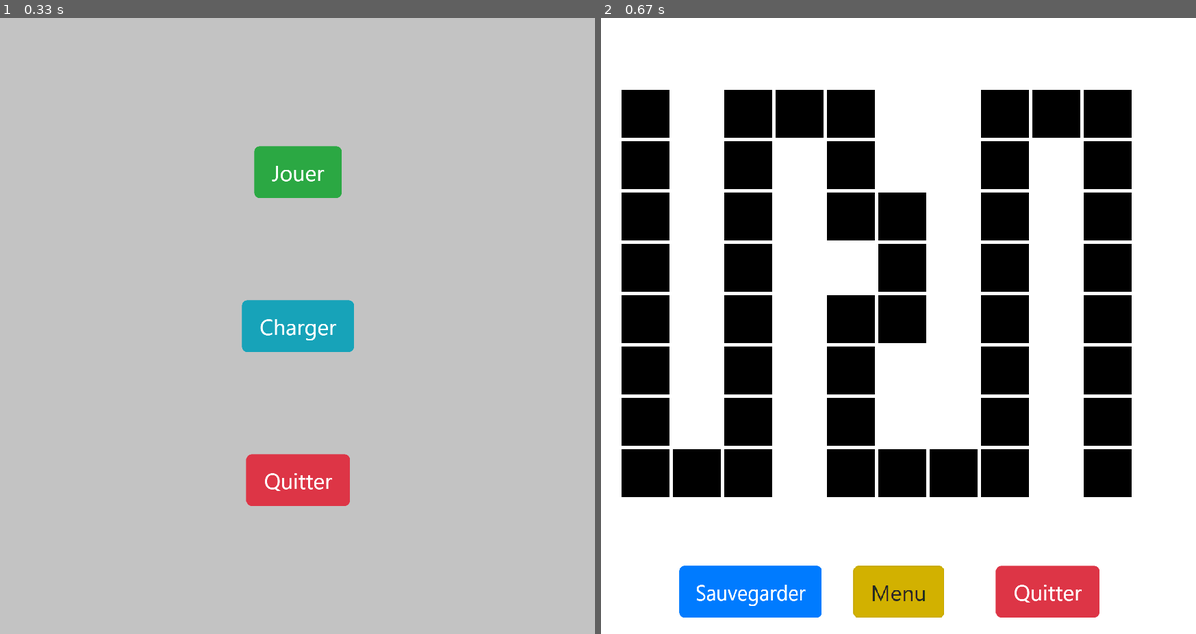
Above: before the commit, frames 1-2 (left to right).
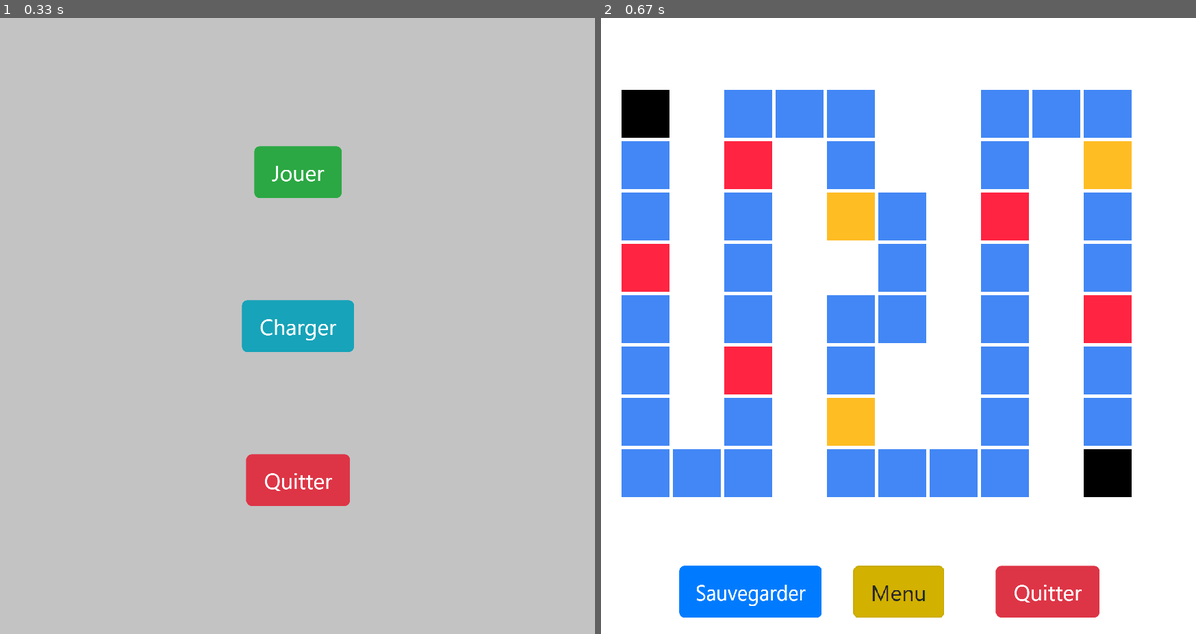
Above: after the commit, the same moments.

Repository: tw0hour/pythonApp
Game: pygame game, started from main.py
Same seed, same stepped clock (60 frames per second), same inputs: the game is played once before the commit and once after it.
Inputs (mouse positions are in pixels of both pictures, inside the frame that each line leads up to):
- Up to frame 1 (0.33 s): no input
- Up to frame 2 (0.67 s): click (898, 172) at 0.38 s

Frame 1 is identical in both runs. In frame 2, 28% of the frame differs, in the area x 3-90%, y 11-78%.

Commit message:
genere boards with events dynamically

Diff:
--- a/Event.py
+++ b/Event.py
@@ -7,13 +7,13 @@
         self.target = target
         self.effect = effect
 
-    def event(self, n):
-        with open("ressources/events.json") as file:
-            data = json.load(file)
-            events = data["events"]
-
-            for event in events:
-                if event["id"] == n:
-                    self.idEvent = event["id"]
-                    self.target = event["target"]
-                    self.effect = event["effect"]
+    # def event(self, n):
+    #     with open("ressources/events.json") as file:
+    #         data = json.load(file)
+    #         events = data["events"]
+    #
+    #         for event in events:
+    #             if event["id"] == n:
+    #                 self.idEvent = event["id"]
+    #                 self.target = event["target"]
+    #                 self.effect = event["effect"]
--- a/Game.py
+++ b/Game.py
@@ -3,6 +3,7 @@
 import pygame
 
 from Case import Case
+from Event import Event
 from Players import Player
 from Thimble import Thimble
 
@@ -20,40 +21,71 @@
         self.thimble1 = Thimble()
         self.thimble2 = Thimble()
 
-        self.case1 = Case(1,1,1)
-
+        self.events = self.getEvents()
+
+    def getEvents(self):
+        with open("ressources/events.json") as file:
+            events = []
+            data = json.load(file)
+            dataEvents = data["events"]
+
+            for event in dataEvents:
+                events.append(Event(event["id"], event["target"], event["effect"]))
+
+            return events
 
     def printBoard(self,screen,tab):
         cases = []
-        spaceRect = pygame.Rect(0, 0, 100, 100)
-        num = 0
-
-        x = 30
-        y = 30
+        moneyEvents = [x for x in self.getEvents() if x.target == "money"]
+        moveEvents = [x for x in self.getEvents() if x.target == "move"]
+        posX, posY = 30, 30
+
         for i in range(len(tab)):
-            x = 30
-            y += 75
+            posX = 30
+            posY += 75
             for j in range(len(tab[i])):
-                # spaceRect.topleft = (5 + (x * 8), 5 + (y * 8))
+
+                # move event case
+                if tab[i][j] == 2:
+                    if len(moveEvents) > 0:
+                        cases.append(Case(posX, posY, moveEvents.pop()))
+                        pygame.draw.rect(screen, (255, 36, 65), (posX, posY, 70, 70))
+                    else:
+                        tab[i][j] = 1
+
+                # money event case
+                if tab[i][j] == 3:
+                    if len(moneyEvents) > 0:
+                        cases.append(Case(posX, posY, moneyEvents.pop()))
+                        pygame.draw.rect(screen, (255, 189, 36), (posX, posY, 70, 70))
+                    else:
+                        tab[i][j] = 1
+
+                # normal case
                 if tab[i][j] == 1:
-                    pygame.draw.rect(screen, (0, 0, 0), (x, y, 70, 70))
-
-                    # cases.append(Case(x,y,0))
-                # else:
-                #     cases.append(Case())
-                x += 75
+                    cases.append(Case(posX, posY, None))
+                    pygame.draw.rect(screen, (66, 135, 245), (posX, posY, 70, 70))
+
+                # -1 start -2 end
+                if tab[i][j] == -1 or tab[i][j] == -2:
+                    cases.append(Case(posX, posY, 0))
+                    pygame.draw.rect(screen, (0, 0, 0), (posX, posY, 70, 70))
+
+                posX += 75
 
 
     def run(self,screen,tab):
+        # end = False
+        # while not end :
         self.printBoard(screen,tab)
 
-    def update(self, screen, BackGround):
-
-        # apply boardGame image
-        screen.blit(BackGround, (0, 0))
-
-        # apply player image
-        screen.blit(self.player1.image, self.player1.rect)
+    # def update(self, screen, BackGround):
+    #
+    #     # apply boardGame image
+    #     screen.blit(BackGround, (0, 0))
+    #
+    #     # apply player image
+    #     screen.blit(self.player1.image, self.player1.rect)
 
     def whoIsFirst(self):
         first = random.randint(1, 4)
--- a/main.py
+++ b/main.py
@@ -1,7 +1,10 @@
 import math
 from tkinter import messagebox, Tk
 import pygame
+
+from Event import Event
 from Game import Game
+import json
 
 pygame.init()
 
@@ -58,18 +61,21 @@
 
 # load game
 game = Game()
+
 Tk().wm_withdraw()  # to hide the main window
 running = True
 
+# Get events Game
+
 tab = [
-        [1, 0, 1, 1, 1, 0, 0, 1, 1, 1],
-        [1, 0, 1, 0, 1, 0, 0, 1, 0, 1],
-        [1, 0, 1, 0, 1, 1, 0, 1, 0, 1],
-        [1, 0, 1, 0, 0, 1, 0, 1, 0, 1],
-        [1, 0, 1, 0, 1, 1, 0, 1, 0, 1],
-        [1, 0, 1, 0, 1, 0, 0, 1, 0, 1],
-        [1, 0, 1, 0, 1, 0, 0, 1, 0, 1],
-        [1, 1, 1, 0, 1, 1, 1, 1, 0, 1],
+        [-1, 0, 1, 1, 1, 0, 0, 1, 1, 1],
+        [1, 0, 2, 0, 1, 0, 0, 1, 0, 3],
+        [1, 0, 1, 0, 3, 1, 0, 2, 0, 1],
+        [2, 0, 1, 0, 0, 1, 0, 1, 0, 1],
+        [1, 0, 1, 0, 1, 1, 0, 1, 0, 2],
+        [1, 0, 2, 0, 1, 0, 0, 1, 0, 1],
+        [1, 0, 1, 0, 3, 0, 0, 1, 0, 1],
+        [1, 1, 1, 0, 1, 1, 1, 1, 0, -2]
     ]
 
 
